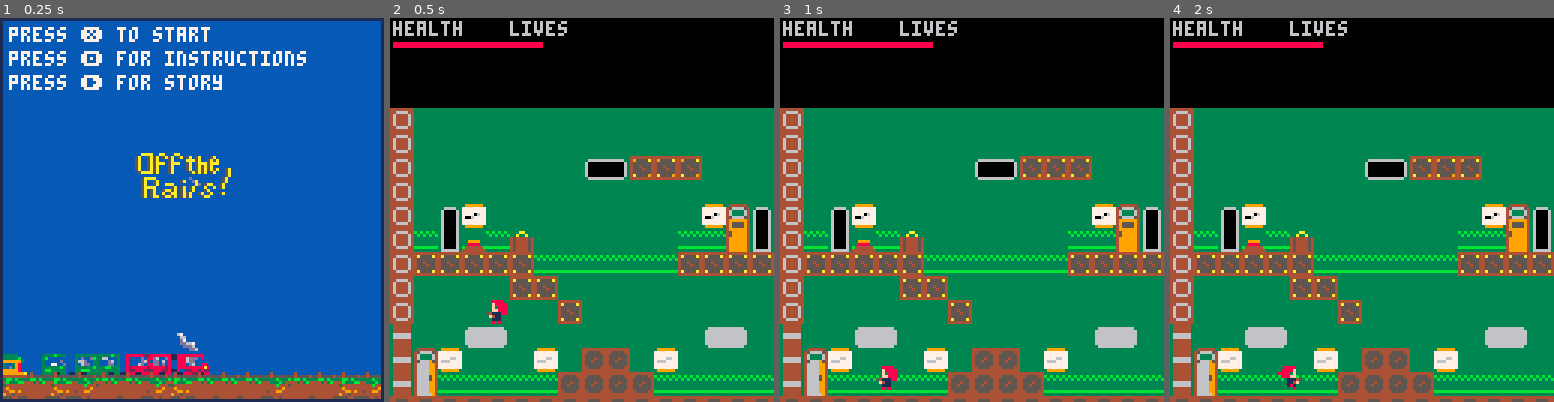
Above: before the commit, frames 1-4 (left to right).
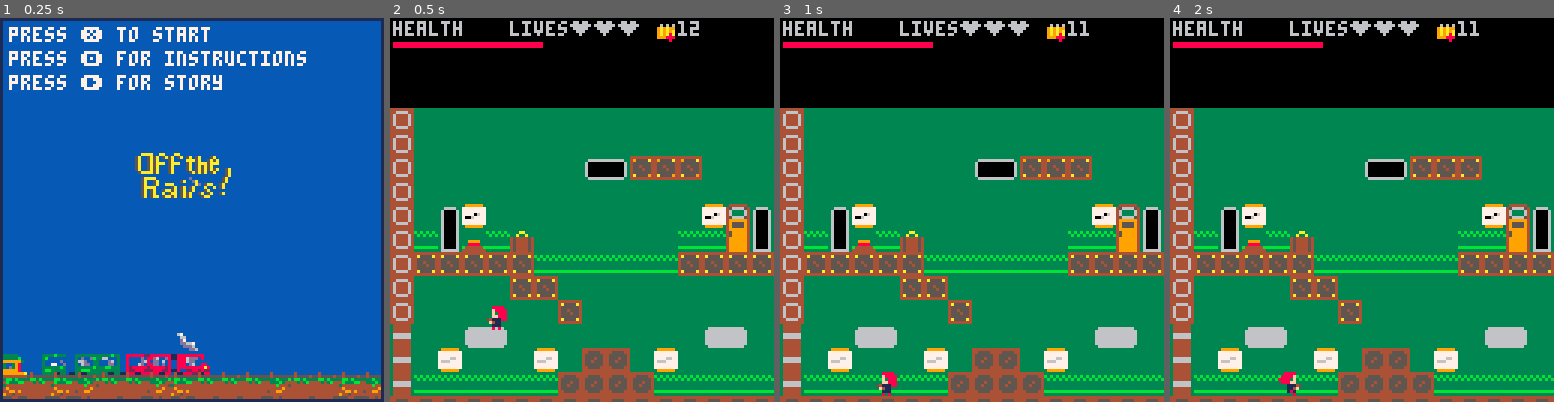
Above: after the commit, the same moments.

Repository: hggorel/Off-The-Rails
Game: PICO-8 cartridge offtherails.p8
Same seed, same stepped clock (60 frames per second), same inputs: the game is played once before the commit and once after it.
Inputs:
- Up to frame 1 (0.25 s): no input
- Up to frame 2 (0.5 s): tap X (X key) at 0.33 s
- Up to frame 3 (1 s): tap O (Z key) at 0.7 s
- Up to frame 4 (2 s): tap X (X key) at 1.07, 1.85 s; hold Right from 1.6 s (still down); tap O (Z key) at 1.7 s

Frame 1 is identical in both runs. In frame 2, 1.6% of the frame differs, in the area x 6-81%, y 0-99%; in frame 3, 1.6%; in frame 4, 1.6%.

Commit message:
Fixed level transition issues

Diff:
--- a/offtherails.p8
+++ b/offtherails.p8
@@ -652,250 +652,6 @@
 	end
 end
 
---[[
-function moving_soldier()
-	for actor in all(enemies) do
-		local tile_below = mget((actor.x)/ 8+map_x, (actor.y + 8) / 8)
- 	local tile_below_collidable = fget(tile_below, 0)
- 	local tile_above = mget((actor.x) / 8+map_x, (actor.y-8) / 8)
- 	local tile_above_collidable = fget(tile_above, 0)
-
-		local tile_right = mget((actor.x +8)/8+ map_x, actor.y/8)
-		local tile_right_collidable = fget(tile_right, 0)
-
-		local tile_left = mget((actor.x-8)/8+ map_x, actor.y/8)
-		local tile_left_collidable = fget(tile_left, 0)
-
-		-- if the enemy is a soldier
-		if actor.sprite <=20 and actor.sprite >=16 then
-			if actor.movecount<5 then
-				actor.x+=1
-				actor.flipx=false
-			end
-			if actor.movecount>5 then
-				actor.flipx=true
-				actor.x-=1
-			end
-
-			if actor.movecount<10 then
-				actor.movecount+=1
-			else
-				actor.movecount=0
-			end
-
-			if actor.shootcount%20==0 then
-				basic_shoot(actor.x, actor.y, actor.flipx)
-			end
-			actor.shootcount+=1
-
-
-		-- if the enemy is bames jond
-		-- bames' bullets will shoot directly at
-		-- our hero, even if not striaght
-		elseif actor.sprite>=21 and actor.sprite <=25 then
-			actor.x+=1
-
-		-- if the enemy is herlock sholmes
-		-- we want herlock to track him down
-		elseif actor.sprite>=26 and actor.sprite <=30 then
-			if not(tile_below_collidable) then
-				actor.y += player.gravity
-			elseif player.x < actor.x then
-				if not(tile_left_collidable) then
-					actor.x -= 0.5 -- move towards
-					actor.flipx = true
-				end
-			else
-				if not(tile_right_collidable) then
-					actor.x += 0.5 -- move towards
-					actor.flipx = false
-				end
-			end
-
-			if actor.movecount < 20 and actor.movecount/5 ==0 then
-				--actor.y+=1
-				actor.movecount += 1
-				actor.sprite += 1
-			else
-				actor.sprite = 26
-				actor.movecount=0
-			end
-
-			if actor.shootcount%20 == 0 then
-				herlock_shoot(actor.x, actor.y, player.x, player.y)
-			end
-			actor.shootcount+=1
-		end
-	end
-
-	--wizard movement
---	if actor.sprite >= 98 or actor.sprite <= 99 then
-
---	end
-
-end
-
-
-function check_jump_height(x, y)
-	-- i starts at 8 because you want to start checking
-	-- for collision one 8x8 block below the character.
-	-- 8 < 24 will check two blocks below the character
- for i=8, 15, 1 do
- 	for j=0, 7, 1 do
- 		local tile = mget((player.x+j)/8+map_x, (player.y+i)/8)
- 		if (fget(tile, 0)) then
- 			return (i-8)
- 		end
- 	end
- end
-	-- -1 indicates that height can not be detected because
-	-- height only detects two blocks below
-	-- so we must be higher than two blocks
-	return 16
-end
-
-function check_ceiling_height()
-	-- i starts at 0 because you want to start checking
-	-- for collision one 8x8 block above the character.
-	-- 8 < 24 will check two blocks above the character
- for i=1, 15, 1 do
-  for j=0, 7, 1 do
-  	local tile = mget((player.x + j) / 8 + map_x, (player.y - i) / 8)
-
-			if (fget(tile, 0)) then
-				return (i - 1)
-			end
-
-		end
-	end
- -- 16 indicates that we are at least two blocks away
-	return 16
-
-end
-
-
-function calculate_y_movement()
-
-	local ceiling_height = check_ceiling_height()
-	local jump_height = check_jump_height()
-
-	if (jump_height == 0) player.is_standing = true
-	if (jump_height > 0) player.is_standing = false
-
-	-- applies gravity every frame
-	if not player.is_standing then
-		player.dy -= player.gravity
-		if (player.dy < -3) player.dy = -3
-	end
-
-	-- if we are falling past the floor,
-	-- fix it by changing dy to the height from the floor
-	-- so we get sucked to the ground instead
-	if (player.dy < 0) and (player.dy + jump_height < 0) then
-		player.is_standing = true
-		player.dy = (-1 * jump_height)
-	end
-
-	if(player.dy > 0) and (player.dy - ceiling_height > 0) then
-		player.dy = (-1 * ceiling_height)
-	end
-
-	-- when the player lets go, and we are moving up
-	-- then we fraction vertical velocity to start falling sooner
-	if (not btn(2) and not player.is_standing and player.dy > 0) player.dy *= 0.5
-
- -- jump is pressed, jump up
-	if btnp(2) and player.is_standing then
-		player.dy += player.jump_force
-		player.is_standing = false
-	end
-
-	-- make dy negative because positive dy moves character downward
- return (-1 * player.dy)
-end
-
-function check_collide_left()
-
-	for i=1, 8, 1 do
-		for j=0, 7, 1 do
-			local tile = mget((player.x - i) / 8 + map_x, (player.y + j) / 8)
-
-			if (fget(tile, 0)) return (i - 1)
-		end
-	end
- -- 9 indicates we are at least 1 block away
-	return 9
-
-end
-
-
-function check_collide_right()
-
- for i=0, 7, 1 do
-  for j=8, 15, 1 do
-			local tile = mget((player.x + j) / 8 + map_x, (player.y + i) / 8)
-
-			if (fget(tile, 0)) return (j - 8)
-		end
-	end
- -- 9 indicates we are at least 1 block away
-	return 9
-
-end
-
-function calculate_x_movement()
-
-	local collide_distance_right = check_collide_right()
-	local collide_distance_left = check_collide_left()
-
-	-- if we arent moving left or right,
-	-- slow down the player if they are in the air
-	if(not btn(1) and not btn(0) and not player.is_standing) then
-	 player.dx *= player.air_resistance
-	end
-	-- if we are standing instead of in the air, friction is greater
- if(not btn(1) and not btn(0) and player.is_standing) then
-		player.dx *= player.friction
-	end
-
-	-- move right, increases until we reach max speed
-	if btn(1) then
-		player.flipx = true
-		player.dx += player.run_force
-		if (player.dx > player.dx_max) player.dx = player.dx_max
-	end
-
-	-- move left, decreases until we reach minimum speed
-	-- (-1 * player.dx_max is just the negative direction maximum)
-	if btn(0) then
-		player.flipx = false
-		player.dx -= player.run_force
-		if (player.dx < (-1 * player.dx_max)) player.dx = (-1 * player.dx_max)
-	end
-
-	if (player.dx > 0) then
-		-- snaps movement right to the wall
-		-- keep collide_distance_right positive because we are moving right
-		if(player.dx - collide_distance_right > 0) player.dx = collide_distance_right
-	end
-
-	temp_dx = player.dx
-
-	if (btn(0) and player.dx < 0) then
-		-- snaps movement left to the wall
-		-- make collide_distance_left negative cause we are moving left
-		if (player.dx + collide_distance_left < 0) then
-			player.dx = (-1 * collide_distance_left)
-		end
- end
-
-	return player.dx
-
-end
-
---]]
-
-
 function move_player()
 
 	local allowance=14
@@ -961,15 +717,26 @@
  		mset(91, 7, 50)
  		mset(91, 6, 50)
  	end
+ 	if level == 0 and tile_character_on == 57 then
+ 		mset(113, 5, 58)
+ 		mset(120, 2, 50)
+ 		mset(121, 2, 50)
+ 		mset(122, 2, 50)
+ 		mset(119, 7, 151)
+ 		mset(120, 7, 151)
+ 		mset(121, 7, 151)
+ 	end
  	if tile_character_on ==61 or tile_character_on == 179 then
  		level+=1
  		sfx(03)
  		if (level==1) then
+ 			mset(3,5,50)
  			create_soldier(40, 64)
 				create_soldier(160, 64)
 				map_x=0
 				player.x=32
 				player.y=64
+				camx=-8
 			end
  		if (level==2) then
  			for e in all(enemies) do
@@ -1280,7 +1047,7 @@
  	tutorialmap()
 
  	if player.lives>0 then
-			spr(player.sprite, player.x, player.y+8, 1, 1, player.flipx, false)
+			spr(player.sprite, player.x, player.y+10, 1, 1, player.flipx, false)
 		end
 		--may work?
 		tutorialtext(player.x,player.y)
@@ -1288,7 +1055,11 @@
 		print('health', 1, 1, 6)
 		rectfill(1,8, player.health,9,8)
 		print('lives', 40, 1, 6)
-
+  for h in all(lives) do
+			spr(h.sprite, h.x, h.y)
+		end
+  spr(14, 88, 0)
+		print(player.ammo_count, 96, 1, 6)
 	end
 
 	if level==1 and levelwin==false and gameover==false then
@@ -1335,6 +1106,8 @@
 		for h in all(lives) do
 			spr(h.sprite, h.x, h.y)
 		end
+		spr(14, 88, 0)
+		print(player.ammo_count, 96, 1, 6)
 	end
 
 	if gameover then
@@ -1541,6 +1314,8 @@
 	for h in all(lives) do
 		spr(h.sprite, h.x, h.y)
 	end
+	spr(14, 88, 0)
+	print(player.ammo_count, 96, 1, 6)
 end
 
 function level3draw()
@@ -1548,6 +1323,16 @@
  camera(camx, -16)
  pal(13,134,1)
  drawclouds()
+
+ 		--test this
+ if colblind == 1 then
+ pal(3,130,1)--check this
+ pal(11,137,1)
+ end
+ if colblind == 0 then
+ pal()
+ end
+
  map(67, 0, 0, 0, 50*8, 9*8)
  _drawmapsprites()
  if player.lives>0 then
@@ -1571,6 +1356,8 @@
 	for h in all(lives) do
 		spr(h.sprite, h.x, h.y)
 	end
+	spr(14, 88, 0)
+	print(player.ammo_count, 96, 1, 6)
 end
 
 --settings
@@ -2122,8 +1909,8 @@
 722032212232322122322122323221223221223232212232322122323221222000000000958586879385868687938485878484848587849384848484938586879500007220323232322122323232323232323232322122323232323f3232323272ffffffffffffff000000000000963232323283833232323232323232323296
 723131313131313131313131313131313131313131313132322c2c323131312000000000958488849384848484938484848484848484849384a6a5849384842f9500007231313131313131313131313131313131313131313131313f312c313172ffffffffffffff000000000000963232323232328332323232323232323296
 202020202020202020202020202020202020202020202020313c3c312020202000000000969494949484848484949494949494949494949484b6b5849494949696000072202020202020202020202020202020202020202020202020203c322072ffffffffffff000000000000003b3232212232323232323232322122323296
-00000000000000000000000000000000000000000000002020202020200000000000000000000000969494949496a10000000000000000969494949496000000000000000000000000000000000000000000000000000000000000000020200000ffffffffffff000000000000003b2d98323232983292923298323232323296
-000000000000000000000000000000000000000000000000000000000000000000000000000000000000000000000000000000000000000000000000000000000000000000000000000000000000000000000000000000000000000000000000000000ffff0000000000000000003b3d31313131319292929231313131313196
+00000000000000000000000000000000000000000000002020202020200000000000000000000000969494949496a10000000000000000969494949496000000000000000000000000000000000000000000000000000000000000000020200000ffffffffffff000000000000003b3298323232983292923298323232323296
+000000000000000000000000000000000000000000000000000000000000000000000000000000000000000000000000000000000000000000000000000000000000000000000000000000000000000000000000000000000000000000000000000000ffff0000000000000000003b3131313131319292929231313131313196
 0000000000000000c50000000000000000000000000000000000000000000000000000000000000000000000000000000000000000000000000000000000000000000000000000000000000000000000000000000000000000000000000000000000000000000000000000000000929292929292929292929292929292929292
 0000006a6a6a6a6a6a6a6a6a6a6a6a6a6a000000000000000000000000000000000000000000000000000000000000000000000000000000000000000000000000000000000000000000000000000000000000000000000000000000000000000000000000000000000000000000000000000000000000000000000000000000
 6969004c0000000000000000004c646566000000000000000000000000000000000000000000000000000000000000000000000000000000000000000000000000000000000000000000000000000000000000000000000000000000000000000000000000000000000000000000000000000000000000000000000000000000
